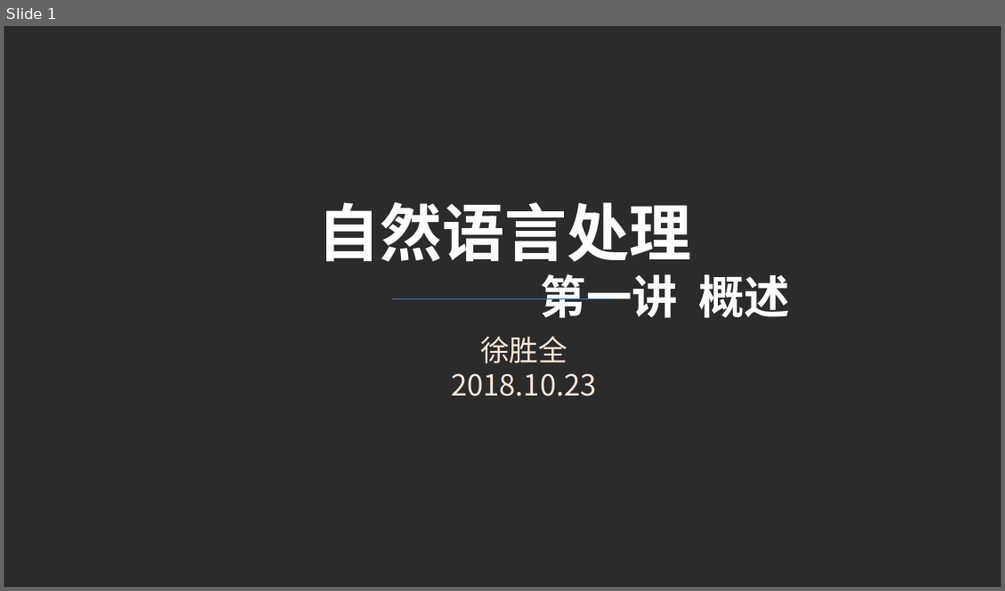
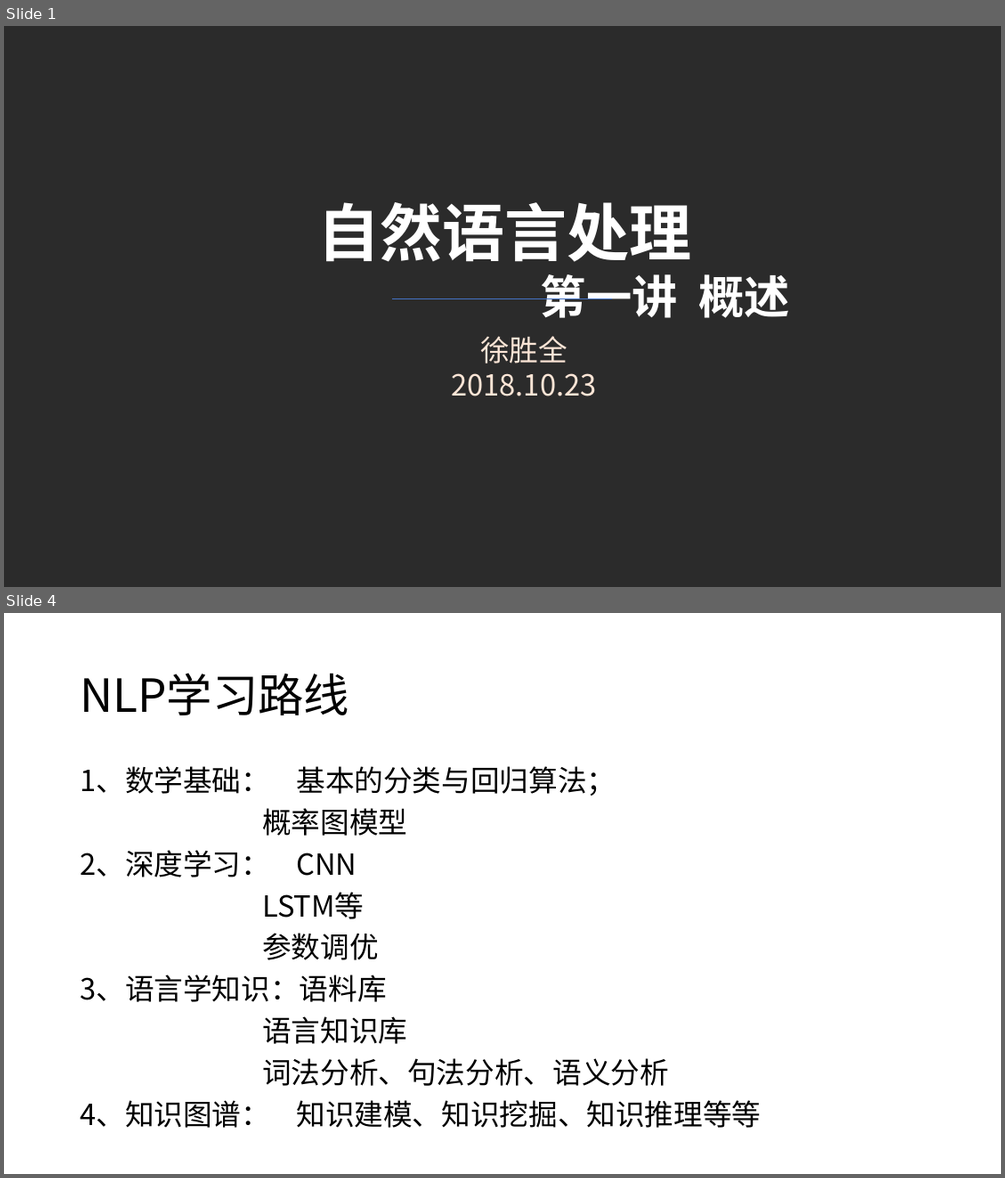
Before and after one commit to charlesXu86/Chatbot_CN, a slide deck: Chatbot_Doc/课程/自然语言处理-1.pptx. Shown one above the other, each under a label of ours: slide 1 before the commit, slides 1 and 4 after it; the slides between them are not shown. The pictures are 1005x591 and 1005x1178 pixels, drawn with LibreOffice and Linux fonts; fonts in the diff are those of the drawing; background and template pictures are left out; a plain dark background stands for a picture behind light text. Boxes give left, top, right and bottom in pixels: in the first picture for what was removed or moved away, otherwise in the second. Text is boxed around its words. In the diff, an @@ line names an element or a change of style, - is before the commit and + after.

```diff
--- a/Chatbot_Doc/课程/自然语言处理-1.pptx
+++ b/Chatbot_Doc/课程/自然语言处理-1.pptx
@@ slide 4 added at (4,613,1001,1174), background #FFFFFF @@
@@ title added at (80,673,349,715), 44 pt, text #000000 @@
+NLP学习路线
@@ text added at (80,766,760,1127), 28 pt, text #000000 @@
+1、数学基础： 基本的分类与回归算法；
+概率图模型
+2、深度学习： CNN
+LSTM等
+参数调优
+3、语言学知识：语料库
+语言知识库
+词法分析、句法分析、语义分析
+4、知识图谱： 知识建模、知识挖掘、知识推理等等
```
Also in this commit, not shown: 16 other slides added.
